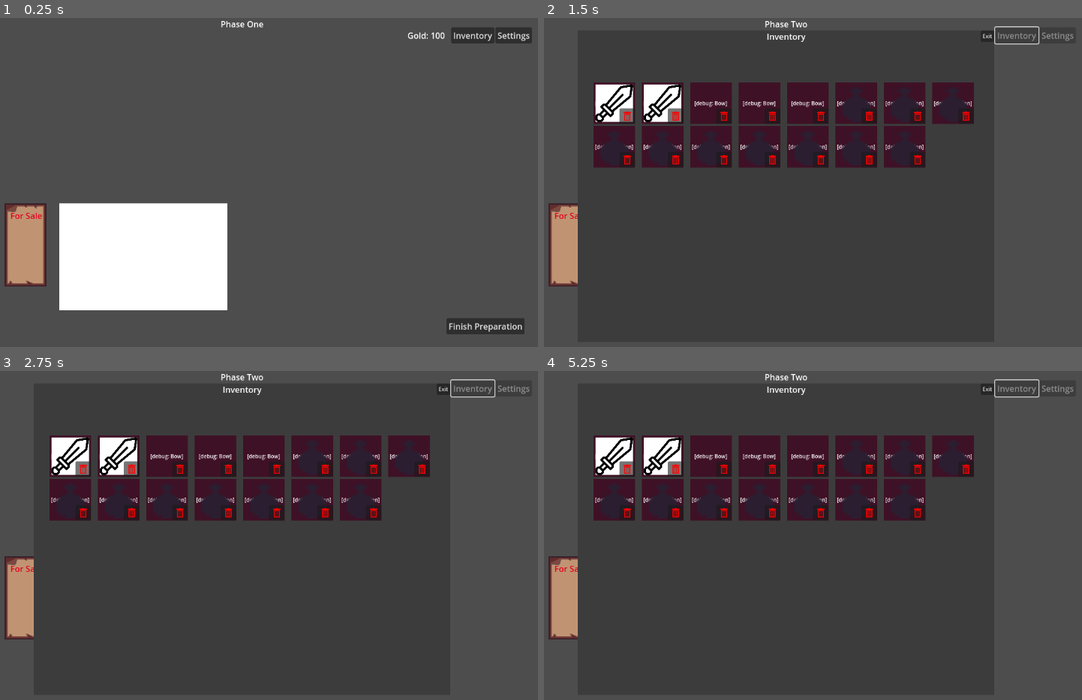
Above: before the commit, frames 1-4 (two rows, left to right).
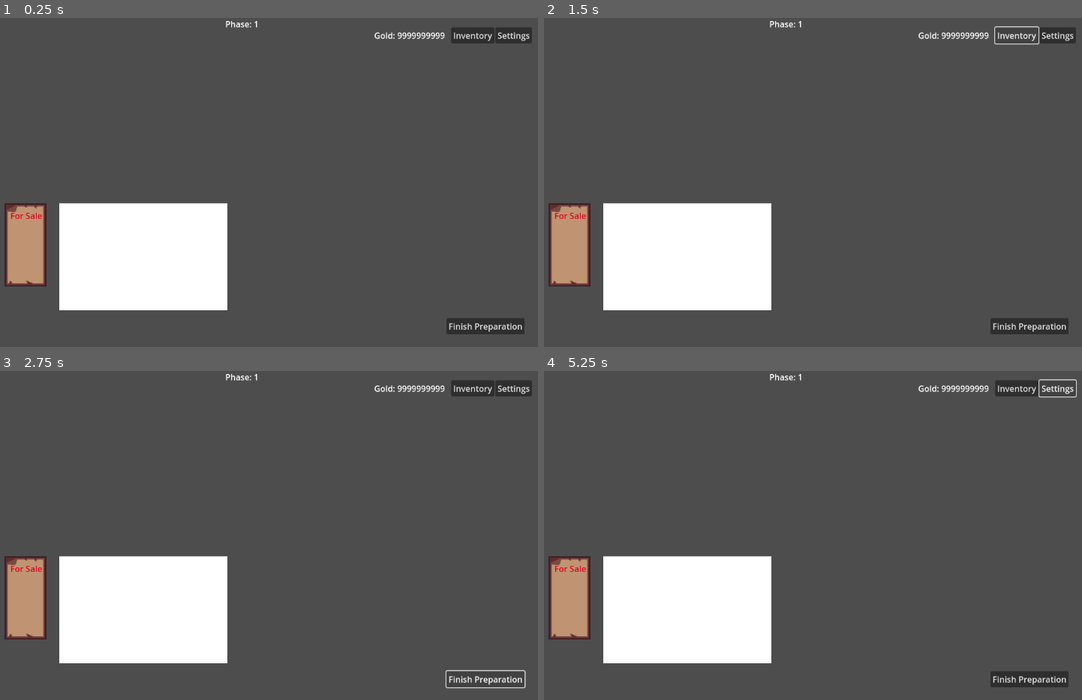
Above: after the commit, the same moments.

Repository: Missingreference/LDJam-58-Game
Game: Godot game, scene res://scenes/game.tscn
Two runs of this game, one before a commit and one after it. Both use one fixed random seed, a clock stepped at 60 frames per second and the inputs below.
Inputs (mouse positions are in pixels of both pictures, inside the frame that each line leads up to):
- Up to frame 1 (0.25 s): no input
- Up to frame 2 (1.5 s): click "Finish Preparation" at 0.5 s; click "Inventory" at 1.25 s
- Up to frame 3 (2.75 s): click (484, 680) at 2 s, where only the run after the commit has a clickable "Finish Preparation"
- Up to frame 4 (5.25 s): click (1017, 387) at 2.75 s, where only the run after the commit has a clickable "Inventory"; click (1028, 680) at 3.5 s, where only the run after the commit has a clickable "Finish Preparation"; click (1017, 387) at 4.25 s, where only the run after the commit has a clickable "Inventory"; click (1055, 387) at 5 s, where only the run after the commit has a clickable "Settings"

The runs differ from the first frame. In frame 1, 0.3% of the frame differs, in the area x 41-83%, y 0-7%; in frame 2, 27%; in frame 3, 26%; in frame 4, 27%, in the area x 6-100%, y 0-97%.
Error after the commit: Parse Error: Could not find type "CustomerOfferUI" in the current scope. (res://scripts/game.gd:16)

Commit message:
WIP: Add CustomerOffer

Diff:
--- /dev/null
+++ b/scenes/customer_offer_ui.tscn
@@ -0,0 +1,106 @@
+[gd_scene load_steps=4 format=3 uid="uid://b70domcv1pdrc"]
+
+[ext_resource type="Texture2D" uid="uid://cnw4vn6onibsm" path="res://assets/sprites/adventurer_basic.png" id="1_51q1o"]
+[ext_resource type="Script" uid="uid://y46wopdtkesi" path="res://scripts/customer_offer_ui.gd" id="1_r1vgh"]
+[ext_resource type="Texture2D" uid="uid://cwxp7f1bi2vd1" path="res://assets/sprites/icon_sword.png" id="2_r1vgh"]
+
+[node name="CustomerOfferUI" type="Node2D"]
+script = ExtResource("1_r1vgh")
+
+[node name="ColorRect" type="ColorRect" parent="."]
+clip_contents = true
+custom_minimum_size = Vector2(360, 220)
+anchors_preset = 8
+anchor_left = 0.5
+anchor_top = 0.5
+anchor_right = 0.5
+anchor_bottom = 0.5
+offset_left = -180.0
+offset_top = -80.0
+offset_right = 180.0
+offset_bottom = 80.0
+grow_horizontal = 2
+grow_vertical = 2
+color = Color(0.7433094, 0.12752602, 0.94793516, 1)
+
+[node name="MarginContainer" type="MarginContainer" parent="ColorRect"]
+layout_mode = 1
+anchors_preset = 15
+anchor_right = 1.0
+anchor_bottom = 1.0
+grow_horizontal = 2
+grow_vertical = 2
+theme_override_constants/margin_left = 4
+theme_override_constants/margin_top = 4
+theme_override_constants/margin_right = 4
+theme_override_constants/margin_bottom = 4
+
+[node name="VBoxContainer" type="VBoxContainer" parent="ColorRect/MarginContainer"]
+layout_mode = 2
+theme_override_constants/separation = 7
+
+[node name="CustomerNameLabel" type="Label" parent="ColorRect/MarginContainer/VBoxContainer"]
+layout_mode = 2
+text = "Character name"
+
+[node name="HBoxContainer" type="HBoxContainer" parent="ColorRect/MarginContainer/VBoxContainer"]
+layout_mode = 2
+
+[node name="CustomerIcon" type="TextureRect" parent="ColorRect/MarginContainer/VBoxContainer/HBoxContainer"]
+layout_mode = 2
+texture = ExtResource("1_51q1o")
+stretch_mode = 2
+
+[node name="SpeechLabel" type="Label" parent="ColorRect/MarginContainer/VBoxContainer/HBoxContainer"]
+layout_mode = 2
+text = "Let me take a look at your wares..."
+
+[node name="Line" type="ColorRect" parent="ColorRect/MarginContainer/VBoxContainer"]
+custom_minimum_size = Vector2(0, 2)
+layout_mode = 2
+
+[node name="OfferLabel" type="Label" parent="ColorRect/MarginContainer/VBoxContainer"]
+layout_mode = 2
+size_flags_horizontal = 3
+text = "Offer: 100gp"
+horizontal_alignment = 1
+
+[node name="HBoxContainer3" type="HBoxContainer" parent="ColorRect/MarginContainer/VBoxContainer"]
+layout_mode = 2
+alignment = 1
+
+[node name="Label" type="Label" parent="ColorRect/MarginContainer/VBoxContainer/HBoxContainer3"]
+layout_mode = 2
+text = "For:"
+
+[node name="ItemIcon" type="TextureRect" parent="ColorRect/MarginContainer/VBoxContainer/HBoxContainer3"]
+layout_mode = 2
+texture = ExtResource("2_r1vgh")
+
+[node name="ItemName" type="Label" parent="ColorRect/MarginContainer/VBoxContainer/HBoxContainer3"]
+layout_mode = 2
+text = "Sword"
+
+[node name="ValueLabel" type="Label" parent="ColorRect/MarginContainer/VBoxContainer/HBoxContainer3"]
+layout_mode = 2
+theme_override_font_sizes/font_size = 12
+text = "(value: 125gp)"
+
+[node name="ButtonsContainer" type="HBoxContainer" parent="ColorRect/MarginContainer/VBoxContainer"]
+layout_mode = 2
+alignment = 1
+
+[node name="AcceptButton" type="Button" parent="ColorRect/MarginContainer/VBoxContainer/ButtonsContainer"]
+layout_mode = 2
+size_flags_horizontal = 2
+text = "Accept"
+
+[node name="HaggleButton" type="Button" parent="ColorRect/MarginContainer/VBoxContainer/ButtonsContainer"]
+layout_mode = 2
+text = "Haggle"
+
+[node name="DeclineButton" type="Button" parent="ColorRect/MarginContainer/VBoxContainer/ButtonsContainer"]
+layout_mode = 2
+size_flags_horizontal = 10
+text = "Decline
+"
--- /dev/null
+++ b/scripts/customer_offer.gd
@@ -0,0 +1,12 @@
+class_name CustomerOffer
+extends Node
+
+var gold_offered: int
+var item_wanted: Item
+var customer: Customer
+
+
+func _init(_gold_offered: int, _item_wanted: Item, _customer: Customer):
+    self.gold_offered = _gold_offered
+    self.item_wanted = _item_wanted
+    self.customer = _customer
--- /dev/null
+++ b/scripts/customer_offer_ui.gd
@@ -0,0 +1 @@
+extends Node2D
--- a/scripts/game.gd
+++ b/scripts/game.gd
@@ -13,6 +13,7 @@
 
 var inventory_ui_scene = preload("res://scenes/inventory_ui.tscn")
 var settings_menu_scene = preload("res://scenes/settings_menu.tscn")
+var customer_offer_ui_scene: CustomerOfferUI = preload("res://scenes/customer_offer_ui.tscn")
 
 
 func _ready():
@@ -46,8 +47,16 @@
     print("Starting phase two")
     self.phase_label.text = "Phase Two"
     self.game_data.phase = GameData.GamePhase.two
+    self.customer_queue.customer_selected.connect(self._handle_customer_offer)
     self.customer_queue.queue_emptied.connect(self._finish_phase_two)
     self.customer_queue.start()
+
+
+func _handle_customer_offer(customer: Customer):
+    var customer_offer_ui = self.customer_offer_ui_scene.instantiate()
+    customer_offer_ui.set_customer_offer(offer)
+    self.add_child(customer_offer_ui)
+    customer_offer_ui.position = customer.position - Vector2(customer_off_ui.size().x, 0)
 
 
 
Not shown, added: scripts/customer_offer.gd.uid
Not shown, added: scripts/customer_offer_ui.gd.uid
